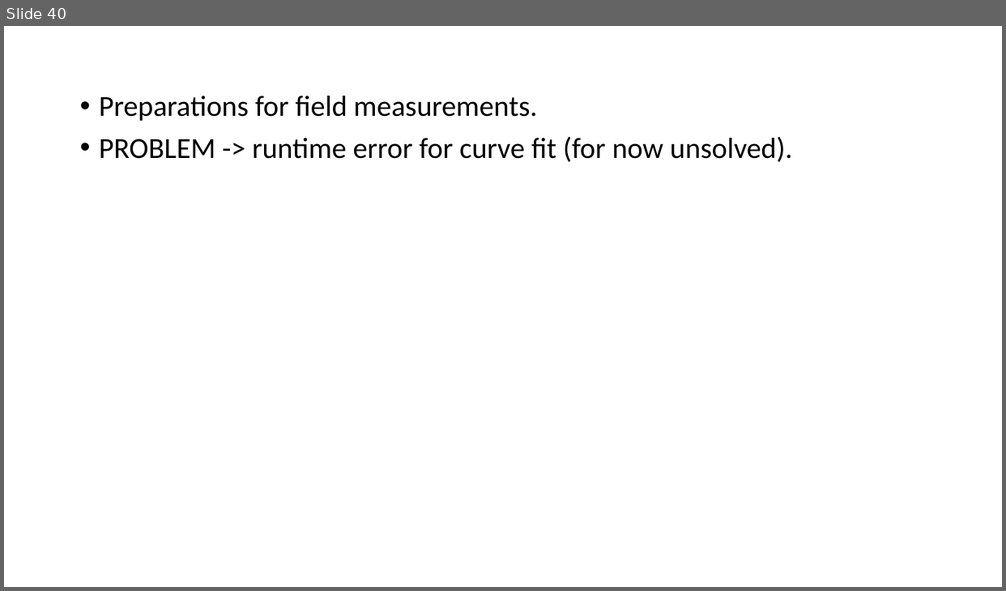
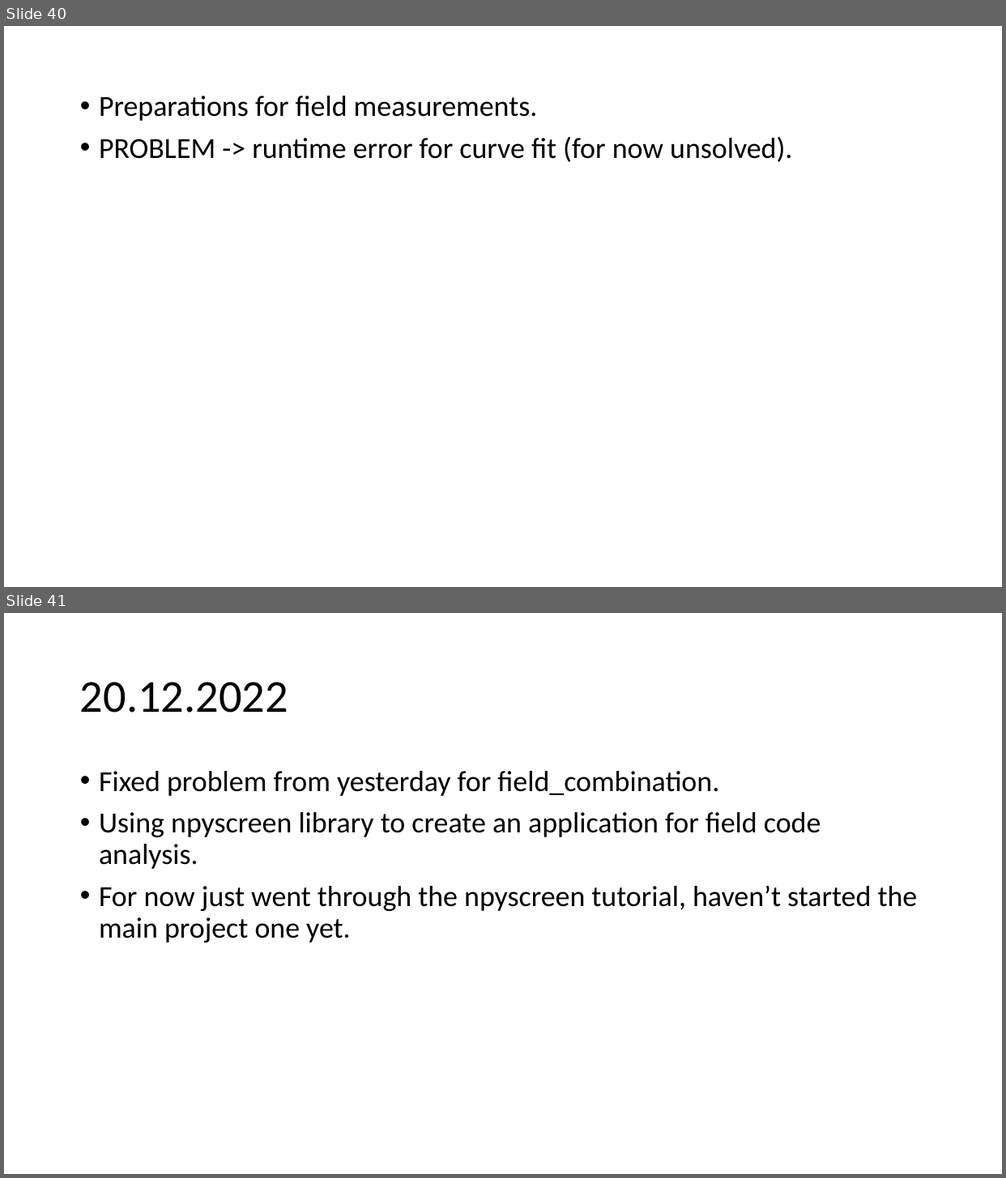
Before and after one commit to urhtrinko/DroneRadioactivity_student_job, a slide deck: reports/work_diary.pptx. Shown one above the other, each under a label of ours: slide 40 before the commit, slides 40 and 41 after it. The pictures are 1006x591 and 1006x1178 pixels, drawn with LibreOffice and Linux fonts; fonts in the diff are those of the drawing. Boxes give left, top, right and bottom in pixels: in the first picture for what was removed or moved away, otherwise in the second. Text is boxed around its words. In the diff, an @@ line names an element or a change of style, - is before the commit and + after.

```diff
--- a/reports/work_diary.pptx
+++ b/reports/work_diary.pptx
@@ slide 41 added at [4, 613, 1002, 1174], background #FFFFFF @@
@@ title added at [80, 682, 288, 713], 44 pt, text #000000 @@
+20.12.2022
@@ text added at [99, 771, 918, 943], 28 pt, text #000000 @@
+• Fixed problem from yesterday for field_combination.
+• Using npyscreen library to create an application for field code analysis.
+• For now just went through the npyscreen tutorial, haven’t started the main project one yet.
```
